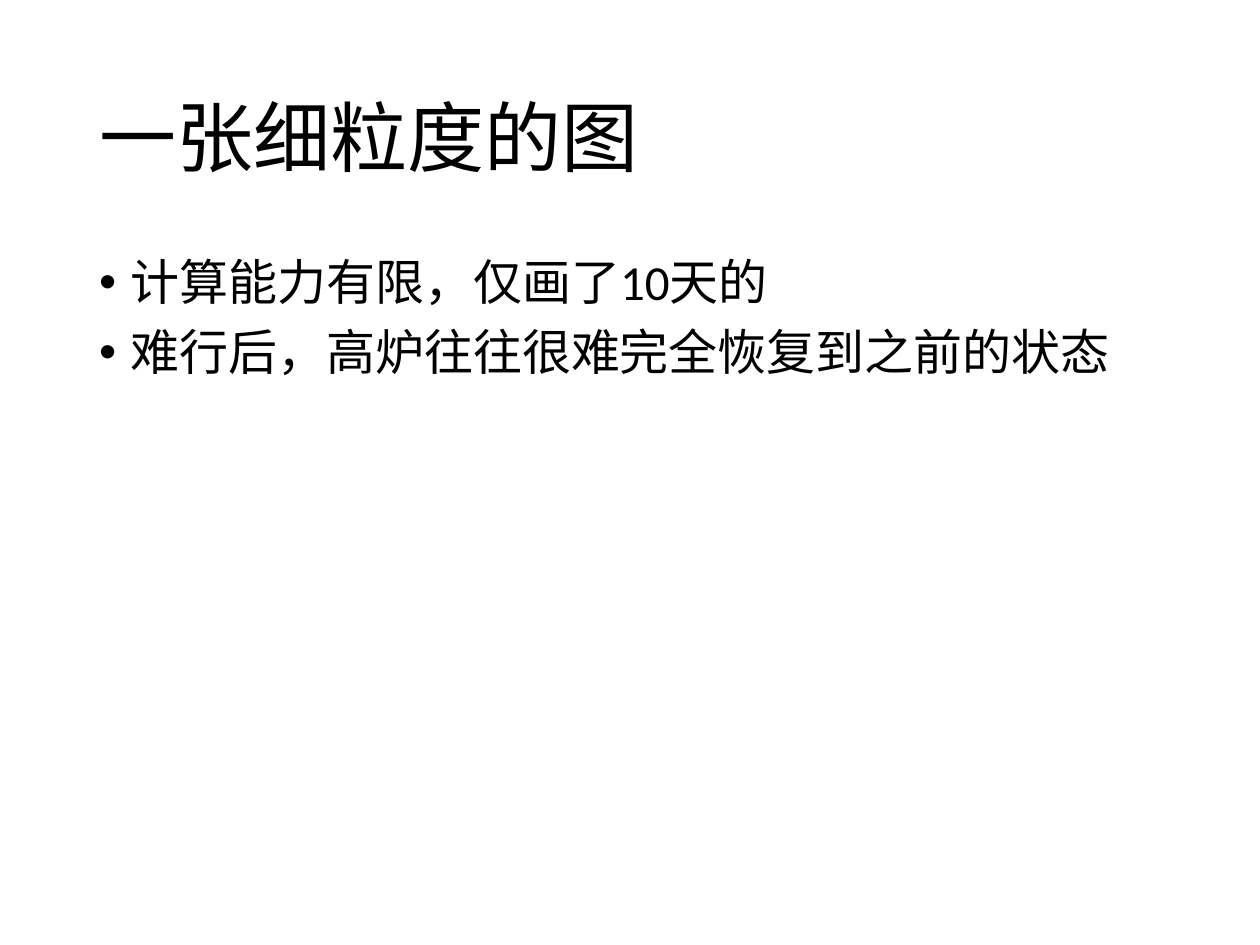
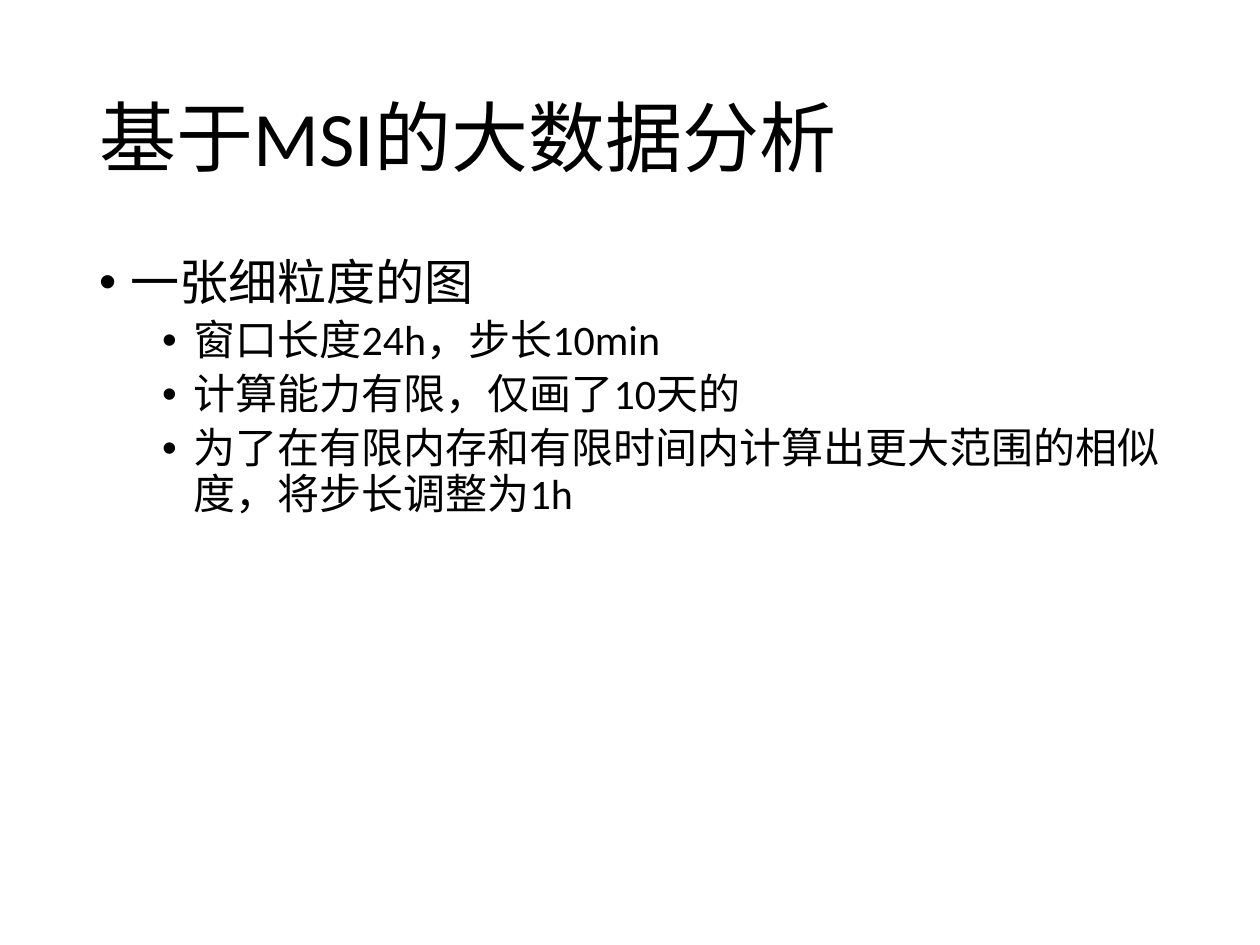
Before and after one commit to prm10/paper, a slide deck: slide 14 of presentation/msi.pptx (slide 16 before the commit). Drawn at 1260x945 pixels with LibreOffice and Linux fonts; fonts in the diff are those of the drawing. Boxes give left, top, right and bottom in pixels: in the first picture for what was removed or moved away, otherwise in the second. Text is boxed around its words. In the diff, an @@ line names an element or a change of style, - is before the commit and + after.

```diff
--- a/presentation/msi.pptx
+++ b/presentation/msi.pptx
@@ title at <box>99,101,836,173</box>: text changed @@
-一张细粒度的图
+基于MSI的大数据分析
@@ text at <box>131,258,660,360</box>: paragraphs added @@
+• 一张细粒度的图
+  • 窗口长度24h，步长10min
@@ text at <box>194,373,741,414</box>: size 28 to 24 pt in "计算能力有限，仅画了10天的"; list level 1 to 2 in "计算能力有限，仅画了10天的" @@
@@ text at <box>194,427,1160,514</box>: text changed; size 28 to 24 pt @@
-• 难行后，高炉往往很难完全恢复到之前的状态
+  • 为了在有限内存和有限时间内计算出更大范围的相似度，将步长调整为1h
```
Also in this commit, not shown: 3 other slides changed, 6 slides added, 2 slides removed, 1 other file.
